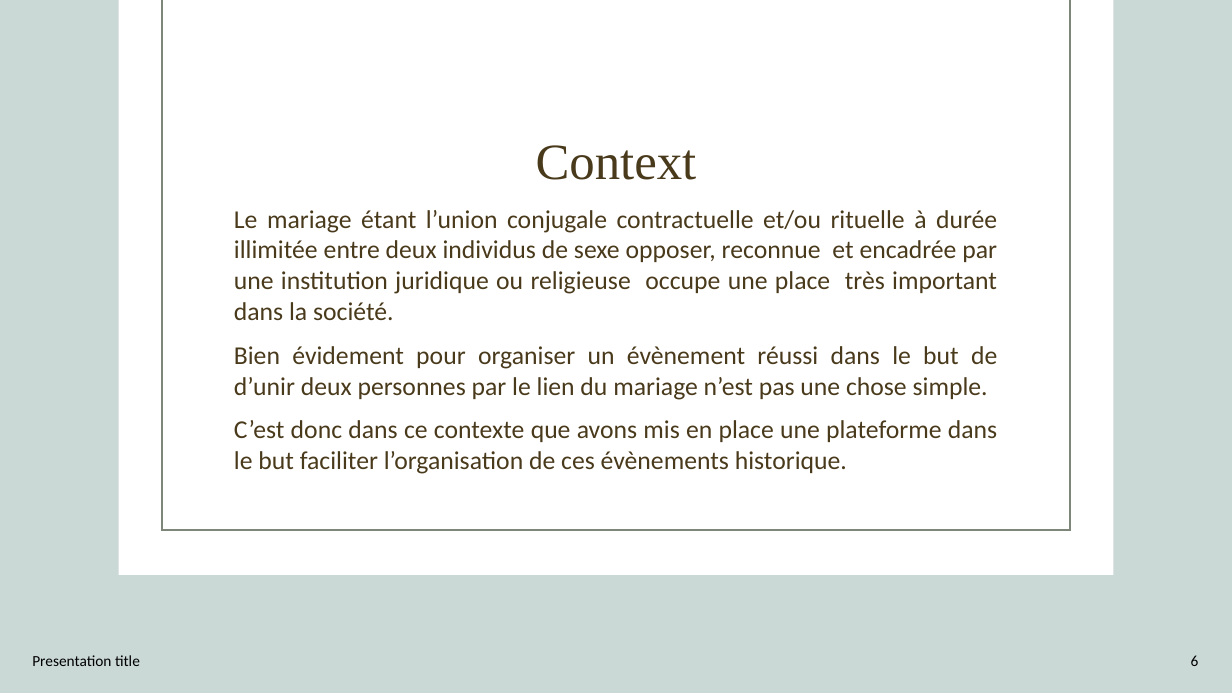
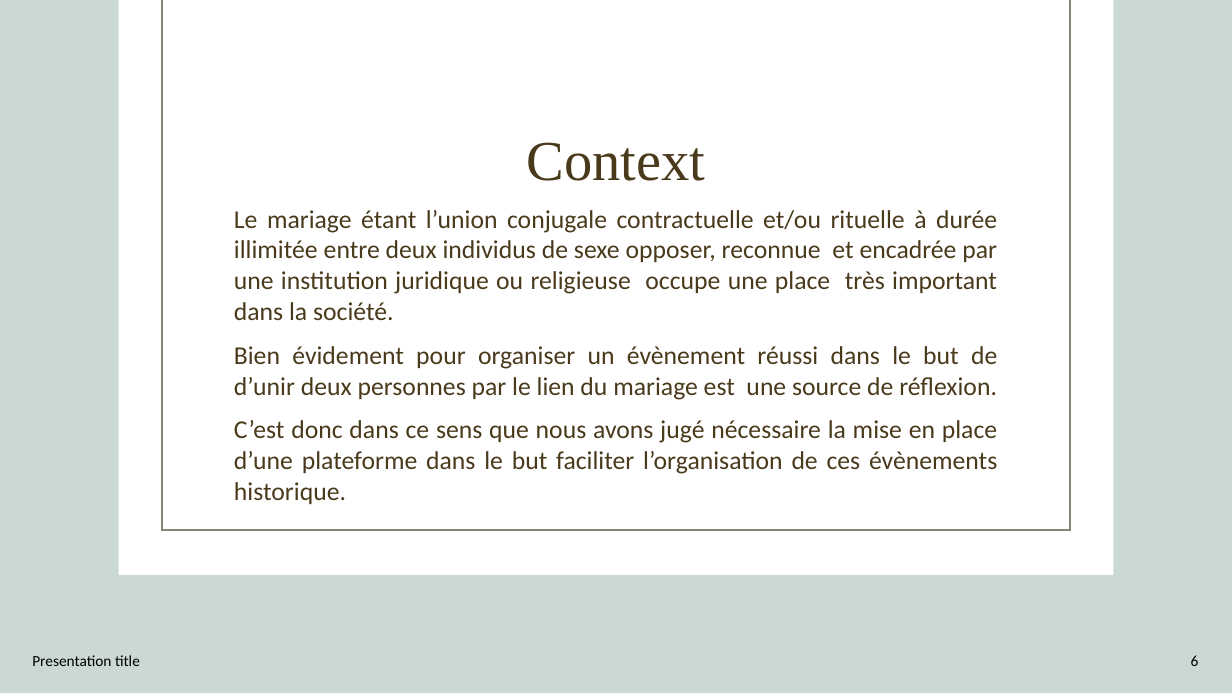
Before and after one commit to AbouSoulama/Projet_de_fin_de_formation_Aboubacar_Soulama, a slide deck: slide 6 of SOULAMA_Aboubacar_CONCEPTION PROJET DE FIN DE FORMATION.pptx. Drawn at 1232x693 pixels with LibreOffice and Linux fonts; fonts in the diff are those of the drawing; background and template pictures are left out. Boxes give left, top, right and bottom in pixels: in the first picture for what was removed or moved away, otherwise in the second. Text is boxed around its words. In the diff, an @@ line names an element or a change of style, - is before the commit and + after.

```diff
--- a/SOULAMA_Aboubacar_CONCEPTION PROJET DE FIN DE FORMATION.pptx
+++ b/SOULAMA_Aboubacar_CONCEPTION PROJET DE FIN DE FORMATION.pptx
@@ title "Context" at [527, 142, 706, 181]: size 39.6 to 44 pt @@
@@ text at [234, 346, 997, 504]: text changed @@
-Bien évidement pour organiser un évènement réussi dans le but de d’unir deux personnes par le lien du mariage n’est pas une chose simple.
-C’est donc dans ce contexte que avons mis en place une plateforme dans le but faciliter l’organisation de ces évènements historique.
+Bien évidement pour organiser un évènement réussi dans le but de d’unir deux personnes par le lien du mariage est une source de réflexion.
+C’est donc dans ce sens que nous avons jugé nécessaire la mise en place d’une plateforme dans le but faciliter l’organisation de ces évènements historique.
```
Also in this commit, not shown: 12 other slides changed, 2 slides added, 12 other files.
